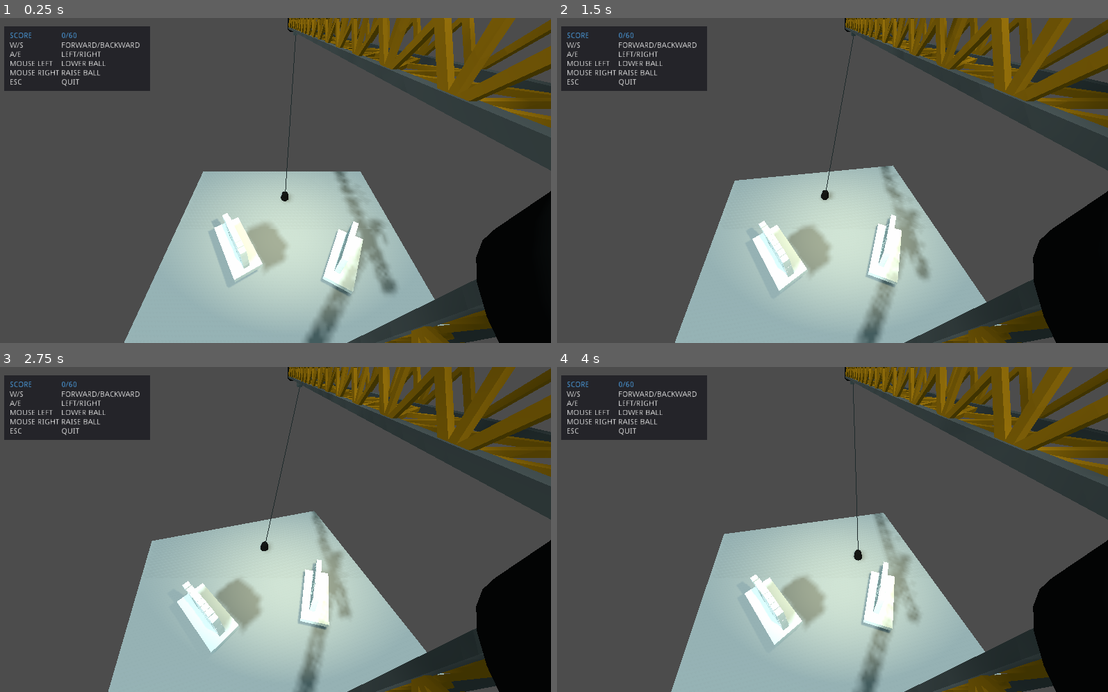
Above: before the commit, frames 1-4 (two rows, left to right).
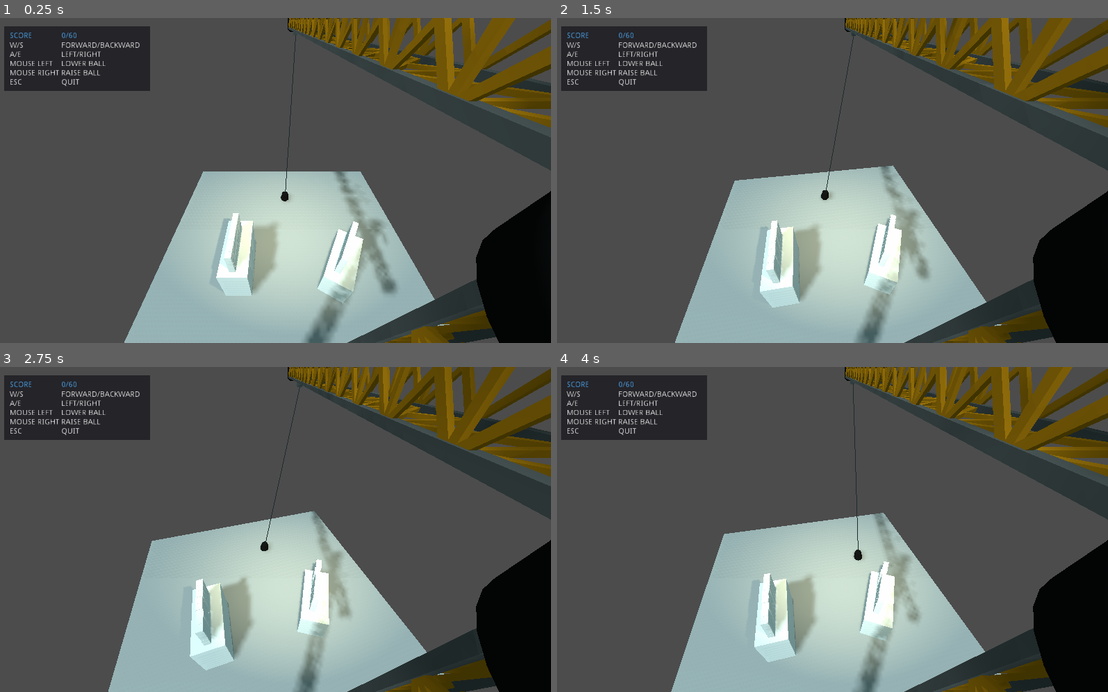
Above: after the commit, the same moments.

Repository: Aroweeri/Get-Rekt
Game: Godot game, scene res://level1.tscn
Two runs of this game, one before a commit and one after it. Both use one fixed random seed, a clock stepped at 60 frames per second and the inputs below.
Inputs (mouse positions are in pixels of both pictures, inside the frame that each line leads up to):
- Up to frame 1 (0.25 s): no input
- Up to frame 2 (1.5 s): tap Enter (restart) at 0.5 s; move the mouse to (953, 164) at 0.52 s; press the mouse at (953, 164) at 0.53 s; hold D (rotate_right) 0.53-1.28 s; move the mouse to (716, 196) at 1.27 s; release the mouse at (716, 196) at 1.28 s; hold S (backward) from 1.28 s (still down); right-click (716, 196) at 1.35 s
- Up to frame 3 (2.75 s): move the mouse to (330, 458) at 2.02 s; release S (backward) at 2.03 s; press the mouse at (330, 458) at 2.03 s; hold D (rotate_right) from 2.03 s (still down)
- Up to frame 4 (4 s): move the mouse to (804, 594) at 2.77 s; release D (rotate_right) at 2.78 s; release the mouse at (804, 594) at 2.78 s; hold W (forward) 2.78-3.53 s; right-click (804, 594) at 2.85 s; move the mouse to (997, 578) at 3.52 s; press the mouse at (997, 578) at 3.53 s; hold A (rotate_left) from 3.53 s (still down)

The runs differ from the first frame. In frame 1, 1.9% of the frame differs, in the area x 37-66%, y 60-88%; in frame 2, 2.0%; in frame 3, 2.1%, in the area x 32-60%, y 59-94%; in frame 4, 2.1%.

Commit message:
Extend wall platforms to floor.

Diff:
--- a/get_rekt/level1.tscn
+++ b/get_rekt/level1.tscn
@@ -17,10 +17,10 @@
 [sub_resource type="BoxShape" id=4]
 extents = Vector3( 2.25228, 1.44745, 1.22299 )
 
-[sub_resource type="CubeMesh" id=5]
+[sub_resource type="ConvexPolygonShape" id=5]
+points = PoolVector3Array( -1, 1, 1, 1, 1, -1, 1, 1, 1, -1, 1, -1, -1, -1, 1, 1, -1, -1, 1, -1, 1, -1, -1, -1, 1, 1, 1, -1, 1, -1, 1, 1, -1, -1, 1, 1, 1, -1, 1, -1, -1, -1, 1, -1, -1, -1, -1, 1, 1, 1, 1, -1, -1, 1, -1, 1, 1, 1, -1, 1, 1, 1, -1, -1, -1, -1, -1, 1, -1, 1, -1, -1 )
 
-[sub_resource type="ConvexPolygonShape" id=6]
-points = PoolVector3Array( -1, 1, 1, 1, 1, -1, 1, 1, 1, -1, 1, -1, -1, -1, 1, 1, -1, -1, 1, -1, 1, -1, -1, -1, 1, 1, 1, -1, 1, -1, 1, 1, -1, -1, 1, 1, 1, -1, 1, -1, -1, -1, 1, -1, -1, -1, -1, 1, 1, 1, 1, -1, -1, 1, -1, 1, 1, 1, -1, 1, 1, 1, -1, -1, -1, -1, -1, 1, -1, 1, -1, -1 )
+[sub_resource type="CubeMesh" id=6]
 
 [node name="level1" type="Spatial"]
 script = ExtResource( 4 )
@@ -61,19 +61,19 @@
 shape = SubResource( 4 )
 
 [node name="platform" type="StaticBody" parent="target1"]
-transform = Transform( 0.875507, 0, -0.483206, 0, 1, 0, 0.483206, 0, 0.875507, -2.41853, 2.39968, 4.23925 )
+transform = Transform( 0.875507, 0, -0.483206, 0, 1, 0, 0.483206, 0, 0.875507, -2.41853, 0.73682, 4.23925 )
 
-[node name="MeshInstance" type="MeshInstance" parent="target1/platform"]
-transform = Transform( 2.17605, 0, 0, 0, 0.2, 0, 0, 0, 1, 0, 0, 0 )
-mesh = SubResource( 5 )
+[node name="CollisionShape" type="CollisionShape" parent="target1/platform"]
+transform = Transform( 2.17605, 0, 0, 0, 1.87982, 0, 5.96046e-08, 0, 1, 0, 0, 0 )
+shape = SubResource( 5 )
+
+[node name="MeshInstance" type="MeshInstance" parent="target1/platform/CollisionShape"]
+transform = Transform( 1, 0, 1.49012e-08, 0, 1, 0, 0, 0, 1, 0, 0, 0 )
+mesh = SubResource( 6 )
 material/0 = null
 
-[node name="CollisionShape" type="CollisionShape" parent="target1/platform"]
-transform = Transform( 2.17605, 0, 0, 0, 0.2, 0, 0, 0, 1, 0, 0, 0 )
-shape = SubResource( 6 )
-
 [node name="target2" type="Spatial" parent="."]
-transform = Transform( 0.866025, 0, 0.5, 0, 1, 0, -0.5, 0, 0.866025, -2.1466, 3.70333, -3.8548 )
+transform = Transform( 1, 0, 0, 0, 1, 0, 0, 0, 1, -2.1466, 3.70333, -3.8548 )
 
 [node name="wall" parent="target2" instance=ExtResource( 2 )]
 transform = Transform( 1, 0, 0, 0, 1, 0, 0, 0, 1, 0, 0, 0 )
@@ -85,15 +85,15 @@
 shape = SubResource( 4 )
 
 [node name="platform" type="StaticBody" parent="target2"]
-
-[node name="MeshInstance" type="MeshInstance" parent="target2/platform"]
-transform = Transform( 2.17605, 0, 0, 0, 0.2, 0, 0, 0, 1, 0, 0, 0 )
-mesh = SubResource( 5 )
-material/0 = null
+transform = Transform( 1, 0, 0, 0, 1, 0, 0, 0, 1, 0, -2.95361, 0 )
 
 [node name="CollisionShape" type="CollisionShape" parent="target2/platform"]
-transform = Transform( 2.17605, 0, 0, 0, 0.2, 0, 0, 0, 1, 0, 0, 0 )
-shape = SubResource( 6 )
+transform = Transform( 2.17605, 0, 0, 0, 2.91726, 0, 0, 0, 1, 0, 0, 0 )
+shape = SubResource( 5 )
+
+[node name="MeshInstance" type="MeshInstance" parent="target2/platform/CollisionShape"]
+mesh = SubResource( 6 )
+material/0 = null
 
 [node name="Panel" type="Panel" parent="."]
 margin_left = 16.8242
